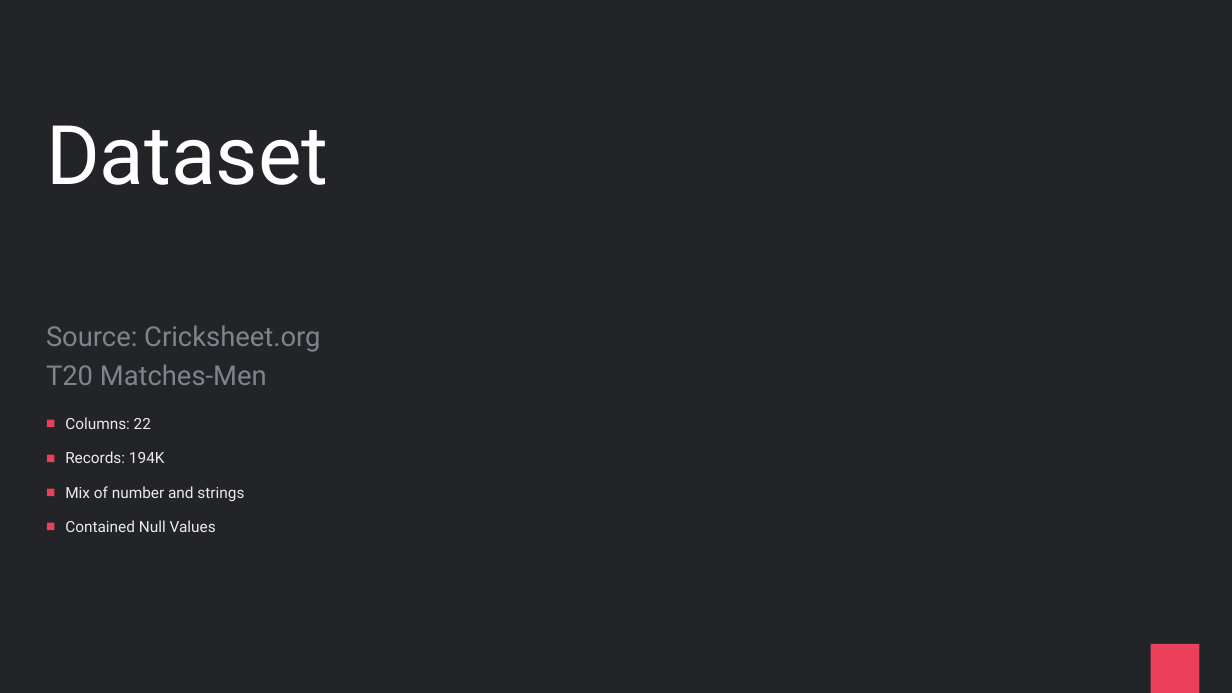
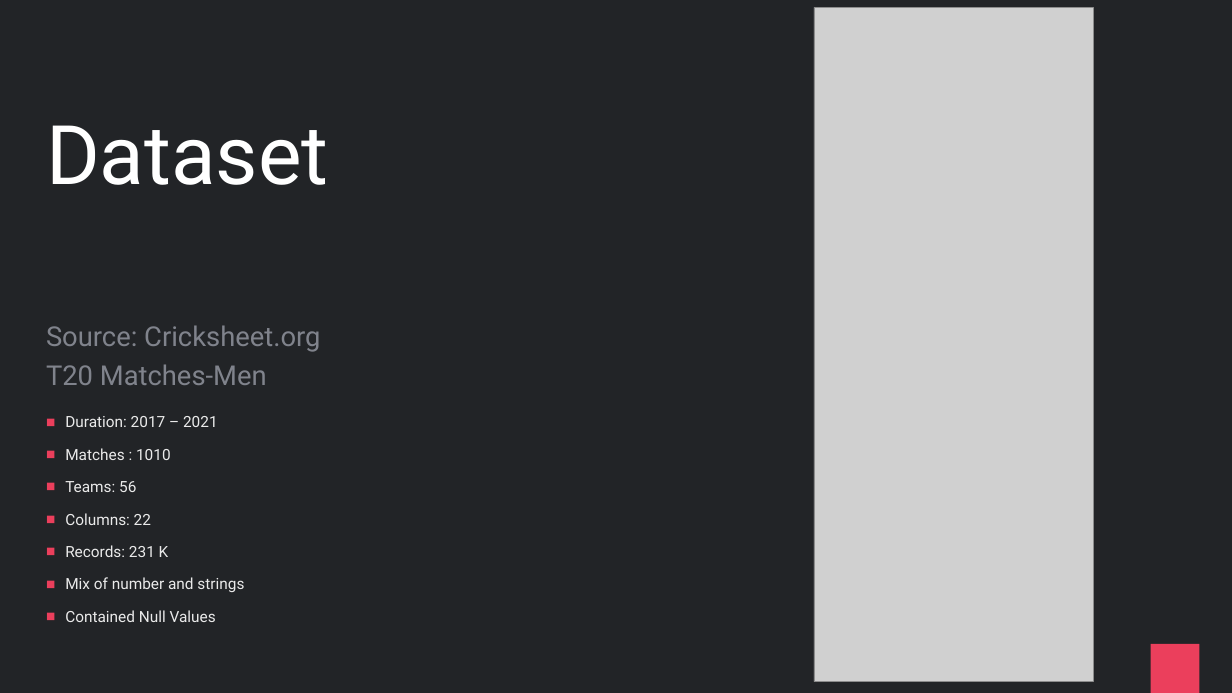
Before and after one commit to praveenraghuvanshi/tech-sessions, a slide deck: slide 6 of 16062021-Global-AI-Community-2021/cricket-analytics.pptx. Drawn at 1232x693 pixels with LibreOffice and Linux fonts; fonts in the diff are those of the drawing; grey boxes stand for pictures. Boxes give left, top, right and bottom in pixels: in the first picture for what was removed or moved away, otherwise in the second. Text is boxed around its words. In the diff, an @@ line names an element or a change of style, - is before the commit and + after.

```diff
--- a/16062021-Global-AI-Community-2021/cricket-analytics.pptx
+++ b/16062021-Global-AI-Community-2021/cricket-analytics.pptx
@@ picture added at (x1=814, y1=7, x2=1093, y2=681) @@
@@ text at (x1=65, y1=416, x2=218, y2=492): paragraphs added @@
+■ Duration: 2017 – 2021
+■ Matches : 1010
+■ Teams: 56
@@ text at (x1=65, y1=513, x2=244, y2=622): line spacing 1.3 to 1.2 @@
@@ text at (x1=65, y1=545, x2=169, y2=557): text changed @@
-■ Records: 194K
+■ Records: 231 K
```
Also in this commit, not shown: 4 other slides changed, 3 slides added, 2 slides removed, 10 other files.
